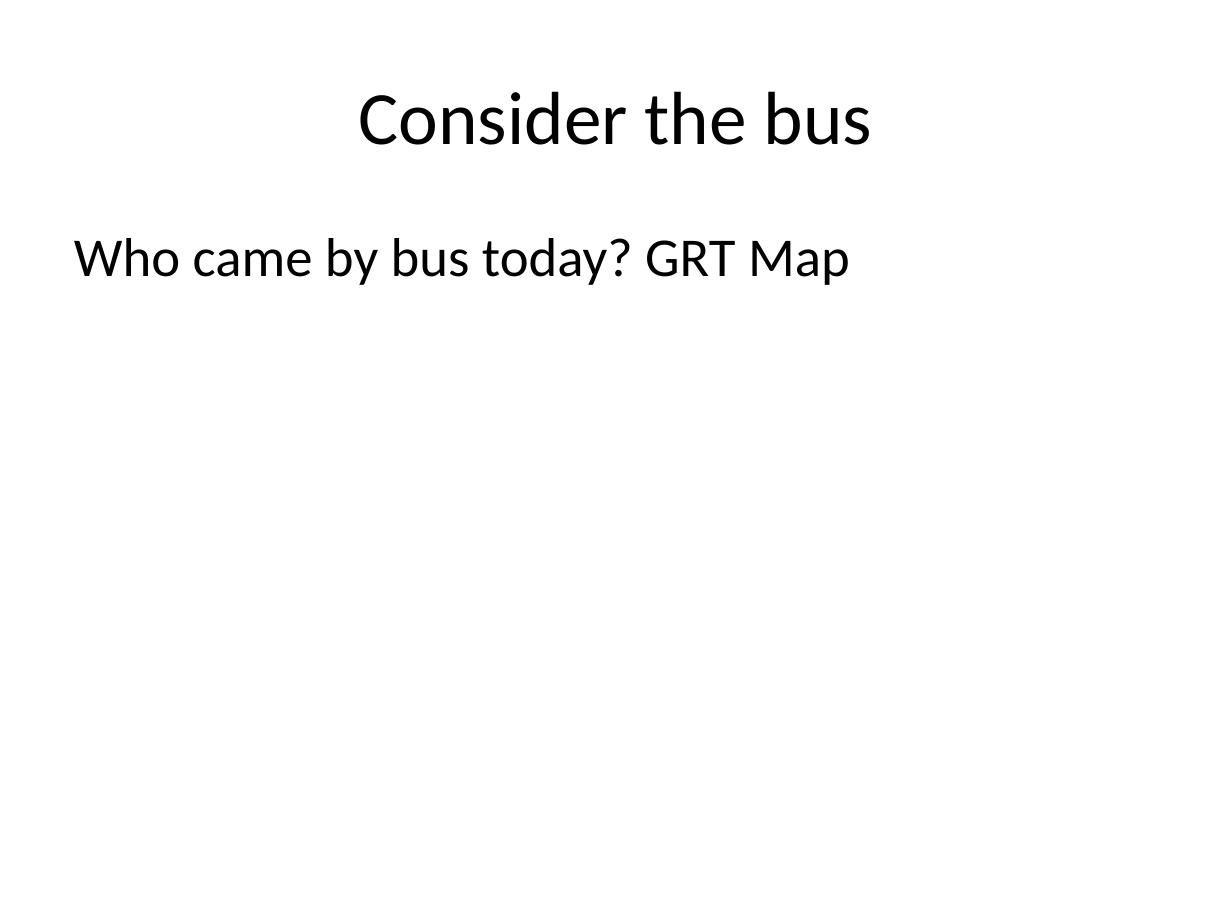
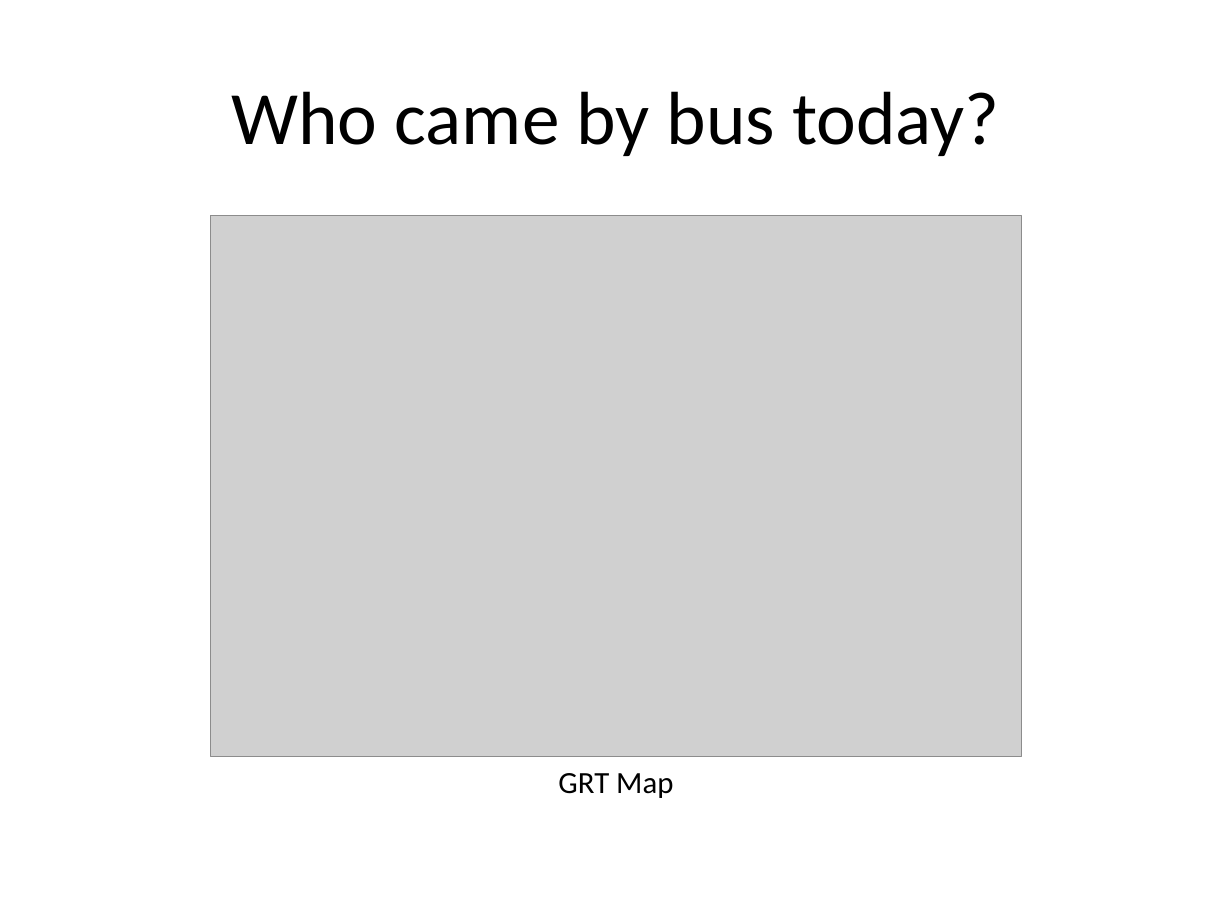
Before and after one commit to rhildred/INFO8985, a slide deck: slide 5 of observability/slides.pptx (slide 4 before the commit). Drawn at 1232x924 pixels with LibreOffice and Linux fonts; fonts in the diff are those of the drawing; grey boxes stand for pictures. Boxes give left, top, right and bottom in pixels: in the first picture for what was removed or moved away, otherwise in the second. Text is boxed around its words. In the diff, an @@ line names an element or a change of style, - is before the commit and + after.

```diff
--- a/observability/slides.pptx
+++ b/observability/slides.pptx
@@ title at (231,91,999,156): text changed @@
-Consider the bus
+Who came by bus today?
@@ text removed at (74,238,850,285) @@
-Who came by bus today? GRT Map
@@ picture added at (211,216,1021,756) @@
@@ text added at (558,773,673,798), 18 pt, text #000000 @@
+GRT Map
```
Also in this commit, not shown: 3 other slides changed, 1 slide added, 2 slides removed, 15 other files.
